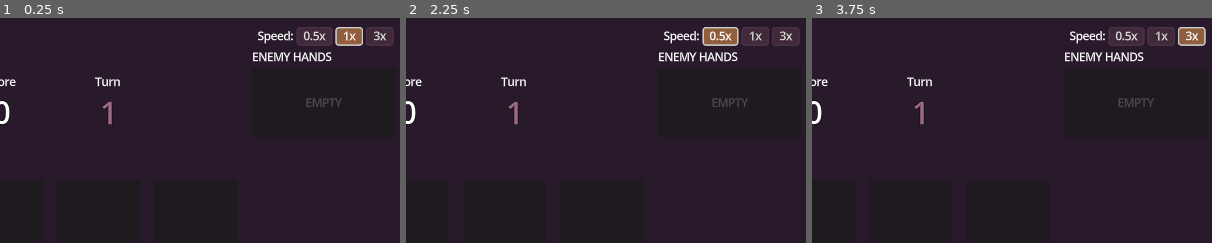
Above: before the commit, frames 1-3 (left to right).
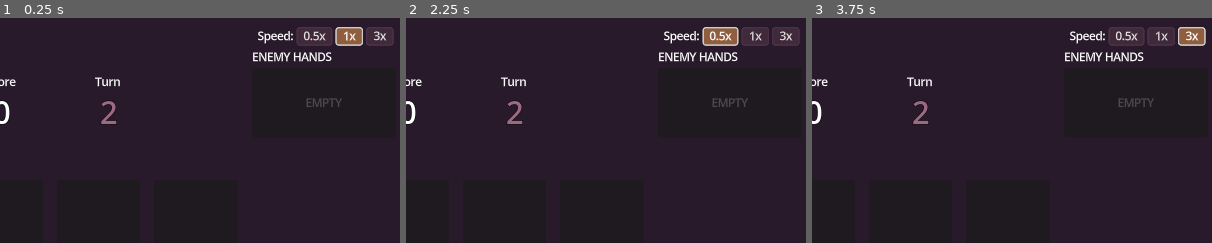
Above: after the commit, the same moments.

Repository: jwapobie/uno-cards
Game: Godot game, scene res://scenes/game_loop.tscn
Two runs of this game, one before a commit and one after it. Both use one fixed random seed, a clock stepped at 60 frames per second and the inputs below. The engine's default icon, where the game draws it, is replaced by a stand-in: a white triangle on a blue panel in a dark square.
Inputs:
- Up to frame 1 (0.25 s): no input
- Up to frame 2 (2.25 s): click "Sort Color" at 0.5 s; click "Sort Value" at 1.25 s; click "0.5x" at 2 s
- Up to frame 3 (3.75 s): click "1x" at 2.75 s; click "3x" at 3.5 s
The pictures show only the part of the screen within x 50-100%, y 0-50%; the shares and areas given below are measured in that part.

The runs differ from the first frame. In frame 1, 0.2% of the frame differs, in the area x 25-29%, y 36-48%; in frame 2, 0.2%; in frame 3, 0.2%.

Commit message:
eliminate past hands

Diff:
--- a/objects/past_hands/past_hand_display.gd
+++ b/objects/past_hands/past_hand_display.gd
@@ -4,6 +4,7 @@
 var hand : Array[Card]
 var player_id: int
 var total_score: int = 0
+var round_number: int
 @onready var event_handler: EventHandler = $EventHandler
 @onready var score_number: Label = $ScoreNumber
 @onready var card_containers: Array[Panel] = [
@@ -13,6 +14,8 @@
 	$CardContainer/Panel4,
 	$CardContainer/Panel5,
 ]
+@onready var round_number_label: Label = $TurnLabelContainer/Label2
+@onready var eliminate_label: Label = $ScoreNumber/EliminateLabel
 
 # Called when the node enters the scene tree for the first time.
 func _ready() -> void:
@@ -21,8 +24,10 @@
 func show_hand() -> void:
 	for i in range(hand.size()):
 		show_card(hand[i], i)
+	round_number_label.text = str(round_number)
 	event_handler.register_handler(Event.Type.SCORE_CREATED, on_score_added, 10)
 	event_handler.register_handler(Event.Type.SCORE_MULTI_CREATED, on_score_multi_added, 10)
+	event_handler.register_handler(Event.Type.SCORING_FINISHED, on_scoring_finished)
 
 func show_card(card: Card, idx: int) -> void:
 	var panel := card_containers[idx]
@@ -45,3 +50,18 @@
 		total_score *= event.multiplier
 		score_number.text = str(total_score)
 		event.set_resolved()
+
+func on_scoring_finished(event: EventScoringFinished) -> void:
+	if event.player_id == -1:
+		if GameState.this_round_score >= total_score:
+			eliminate()
+	elif event.player_id == player_id:
+		GameState.played_hands[player_id].score_current = total_score
+
+func eliminate() -> void:
+	GameState.remove_enemy_hand(round_number)
+	eliminate_label.modulate = Color.TRANSPARENT
+	eliminate_label.visible = true
+	var tween := create_tween()
+	tween.tween_property(self, "modulate", Color.GRAY, 0.25)
+	tween.tween_property(eliminate_label, "modulate", Color.WHITE, 0.25)
--- a/objects/past_hands/past_hand_display.tscn
+++ b/objects/past_hands/past_hand_display.tscn
@@ -1,8 +1,9 @@
-[gd_scene load_steps=5 format=3 uid="uid://d3me6aqwxjqn4"]
+[gd_scene load_steps=6 format=3 uid="uid://d3me6aqwxjqn4"]
 
 [ext_resource type="Theme" uid="uid://5c0tm6smuwr6" path="res://default_theme.tres" id="1_3gy45"]
 [ext_resource type="Script" path="res://objects/past_hands/past_hand_display.gd" id="2_jxjhh"]
 [ext_resource type="Script" path="res://scripts/event_bus/event_handler.gd" id="3_lk4pr"]
+[ext_resource type="FontFile" uid="uid://ddhnwno2t52hu" path="res://fonts/Tabloid Scuzzball.otf" id="4_2cslg"]
 
 [sub_resource type="StyleBoxFlat" id="StyleBoxFlat_eer2q"]
 content_margin_left = 5.0
@@ -106,6 +107,26 @@
 theme_override_font_sizes/font_size = 24
 text = "0"
 
+[node name="EliminateLabel" type="Label" parent="ScoreNumber"]
+visible = false
+layout_mode = 1
+anchors_preset = 8
+anchor_left = 0.5
+anchor_top = 0.5
+anchor_right = 0.5
+anchor_bottom = 0.5
+offset_left = -40.0
+offset_top = -27.0
+offset_right = 57.0
+offset_bottom = 1.0
+grow_horizontal = 2
+grow_vertical = 2
+rotation = 0.329568
+theme_override_colors/font_color = Color(0.724085, 0.225844, 0.258807, 1)
+theme_override_fonts/font = ExtResource("4_2cslg")
+theme_override_font_sizes/font_size = 24
+text = "ELIMINATED"
+
 [node name="TurnLabelContainer" type="HBoxContainer" parent="."]
 layout_mode = 2
 size_flags_horizontal = 8
--- a/objects/score_counter/score_display.gd
+++ b/objects/score_counter/score_display.gd
@@ -17,6 +17,7 @@
 		add_display.add_score(event.score_amount, event.visual_source)
 		total_score += event.score_amount
 		gameplay.total_score = total_score
+		GameState.this_round_score = total_score
 		score_number.text = str(total_score)
 		for trigger_anim in event.extra_trigger_anim:
 			trigger_anim.play_trigger_anim()
--- a/scenes/game_loop.gd
+++ b/scenes/game_loop.gd
@@ -6,7 +6,6 @@
 const gameplay_prefab := preload('res://scenes/gameplay.tscn')
 var items :Array[PackedScene]
 var score_goal :int = 15
-var turn :int = 0
 
 # Called when the node enters the scene tree for the first time.
 func _ready() -> void:
@@ -15,7 +14,7 @@
 	new_round()
 
 func new_round() -> void:
-	turn += 1
+	GameState.round_num += 1
 	if gameplay:
 		score_goal = gameplay.total_score
 		gameplay.queue_free()
@@ -24,7 +23,7 @@
 	gameplay = gameplay_prefab.instantiate()
 	gameplay.deck = deck
 	gameplay.score_goal = score_goal
-	gameplay.turn = turn
+	gameplay.turn = GameState.round_num
 	add_child(gameplay)
 	gameplay.set_items(items)
 
--- a/scenes/past_hands.gd
+++ b/scenes/past_hands.gd
@@ -9,24 +9,24 @@
 	populate_hands_list()
 
 func populate_hands_list() -> void:
-	var hands := GameState.played_hands
-	for i in range(hands.size()):
-		var hand = hands[i]
+	var enemy_turns := GameState.played_hands
+	for i in range(enemy_turns.size()):
+		var hand := enemy_turns[i].cards
 		var new_display := PAST_HAND_DISPLAY.instantiate() as PastHandDisplay
 		new_display.hand = hand
 		new_display.player_id = i
+		new_display.round_number = enemy_turns[i].round_num
 		past_hands_list.add_child(new_display)
-	if hands.size() > 0:
+	if enemy_turns.size() > 0:
 		empty_message.visible = false
 	call_deferred("request_score_calculations")
 
 func request_score_calculations() -> void:
 	for i in range(GameState.played_hands.size()):
-		var hand = GameState.played_hands[i]
+		var hand = GameState.played_hands[i].cards
 		start_hand_score_calculate(hand, i)
 
 func start_hand_score_calculate(hand: Array[Card], player_num: int) -> void:
-	print(hand)
 	var event := EventHandPlayed.new()
 	event.cards = hand
 	event.played_by_id = player_num
--- a/scripts/game_state.gd
+++ b/scripts/game_state.gd
@@ -1,11 +1,18 @@
 extends Node
 
+class EnemyHand:
+	var cards: Array[Card]
+	var round_num: int
+	var score_current: int
+
+var round_num: int = 1
 var played_hand :Array[CardObject] = []:
 	set(arr):
 		played_hand = arr
 		played_hand_cards = card_obj_arr_to_cards(arr)
+var this_round_score: int = 0
 var played_hand_cards: Array[Card] = []
-var played_hands: Array = []
+var played_hands: Array[EnemyHand] = []
 
 func find_left_card_obj(idx: int) -> CardObject:
 	if idx >= 1:
@@ -20,14 +27,14 @@
 		return null
 
 func find_left_card(idx : int, player_id: int) -> Card:
-	var hand: Array[Card] = played_hand_cards if player_id == -1 else played_hands[player_id]
+	var hand: Array[Card] = played_hand_cards if player_id == -1 else played_hands[player_id].cards
 	if idx >= 1:
 		return hand[idx - 1]
 	else:
 		return null
 
 func find_right_card(idx : int, player_id: int) -> Card:
-	var hand: Array[Card] = played_hand_cards if player_id == -1 else played_hands[player_id]
+	var hand: Array[Card] = played_hand_cards if player_id == -1 else played_hands[player_id].cards
 	if idx >= 0 and idx < hand.size() - 1:
 		return hand[idx + 1]
 	else:
@@ -37,11 +44,16 @@
 func reset() -> void:
 	played_hand = []
 	played_hands = []
+	round_num = 1
+	this_round_score = 0
 
 func save_this_round_hand() -> void:
 	if played_hand.size() <= 0:
 		return
-	played_hands.append(card_obj_arr_to_cards(played_hand))
+	var enemy_hand := EnemyHand.new()
+	enemy_hand.cards = card_obj_arr_to_cards(played_hand)
+	enemy_hand.round_num = round_num
+	played_hands.append(enemy_hand)
 	played_hand = []
 
 func card_obj_arr_to_cards(objs: Array[CardObject]) -> Array[Card]:
@@ -49,3 +61,11 @@
 	for card in objs:
 		newarr.append(card.attached_card)
 	return newarr
+
+func remove_enemy_hand(round_num: int) -> void:
+	var i := 0
+	while i < played_hands.size():
+		if played_hands[i].round_num == round_num:
+			played_hands.remove_at(i)
+		else:
+			i += 1
Not shown, added: fonts/Tabloid Scuzzball.otf
Not shown, added: fonts/Tabloid Scuzzball.otf.import
